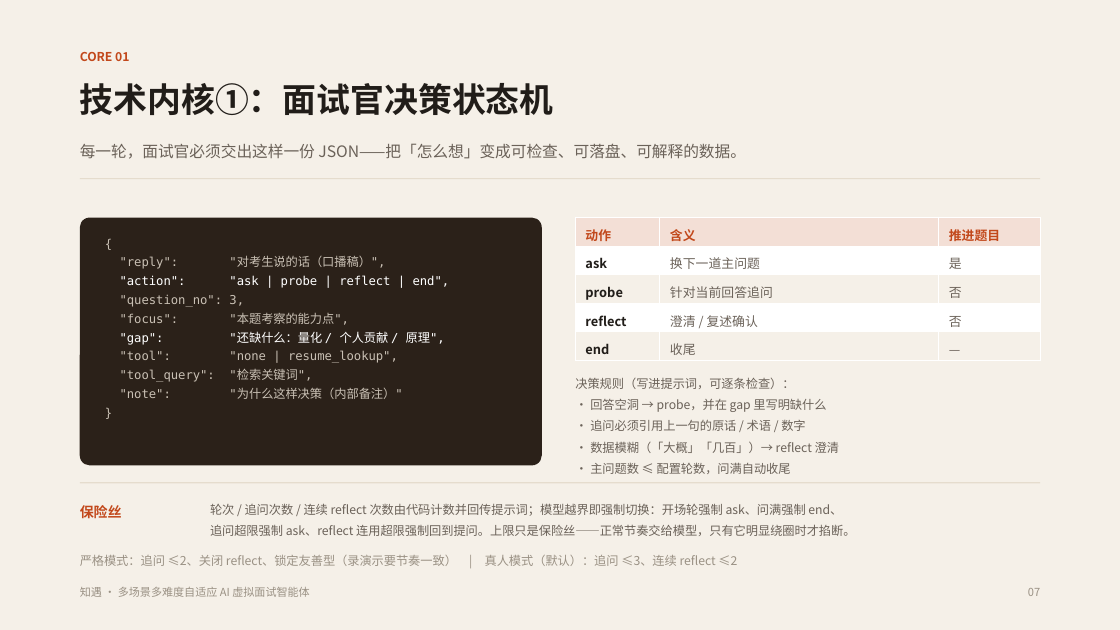
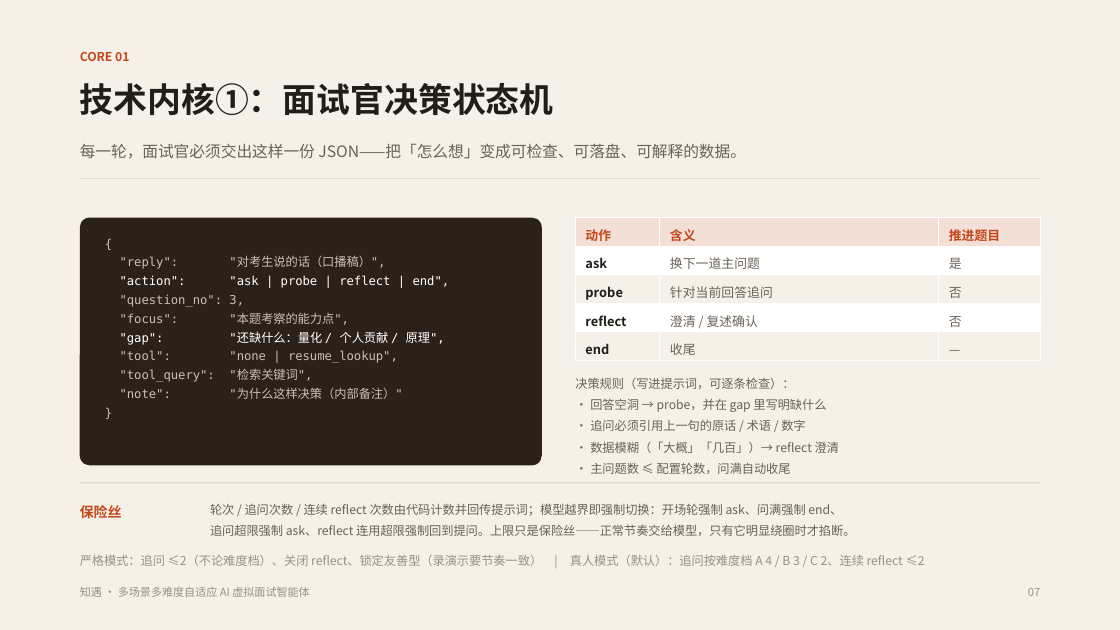
Before and after one commit to shuangxingxi/zhiyu-interview, a slide deck: slide 7 of 知遇-AI虚拟面试官-答辩.pptx. Drawn at 1120x630 pixels with LibreOffice and Linux fonts; fonts in the diff are those of the drawing. Boxes give left, top, right and bottom in pixels: in the first picture for what was removed or moved away, otherwise in the second. Text is boxed around its words. In the diff, an @@ line names an element or a change of style, - is before the commit and + after.

Commit message:
feat(v17): 追问深度按难度档区分（A 4 / B 3 / C 2），严格模式一律 2 次

```diff
--- a/知遇-AI虚拟面试官-答辩.pptx
+++ b/知遇-AI虚拟面试官-答辩.pptx
@@ text at [80, 555, 925, 566]: text changed @@
-严格模式：追问 ≤2、关闭 reflect、锁定友善型（录演示要节奏一致） | 真人模式（默认）：追问 ≤3、连续 reflect ≤2
+严格模式：追问 ≤2（不论难度档）、关闭 reflect、锁定友善型（录演示要节奏一致） | 真人模式（默认）：追问按难度档 A 4 / B 3 / C 2、连续 reflect ≤2
```
Also in this commit, not shown: 4 other slides changed, 8 other files.
